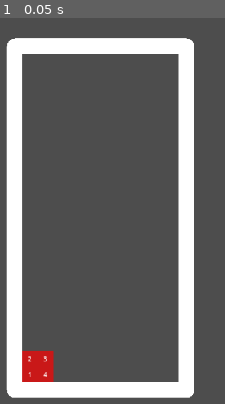
Above: before the commit, frame 1.
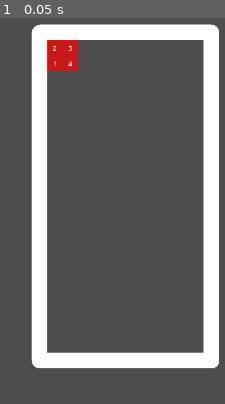
Above: after the commit, the same moment.

Repository: alpdk/tetris-godot
Game: Godot game, scene res://level/level.tscn
The game is run twice, just before and just after one commit, with the same random seed, the same clock (stepped at 60 frames per second) and the same inputs.
Inputs:
- Up to frame 1 (0.05 s): no input

The runs differ from the first frame. In frame 1, 37% of the frame differs, in the area x 2-98%, y 1-99%.

Commit message:
Added changes for making board use in grid based format and added some abstract methods, that should be implemented

Diff:
--- a/block/block.gd
+++ b/block/block.gd
@@ -2,9 +2,10 @@
 
 class_name Block
 
+@onready var number_label : Label = $Label
+
 @export var number : int = 0
 
-@onready var number_label : Label = $Label
-
 func _ready() -> void:
+	# write down index of the block for visual understanding
 	number_label.text = str(number)
--- a/board/board.tscn
+++ b/board/board.tscn
@@ -1,10 +1,12 @@
 [gd_scene format=3 uid="uid://b8ti2xssbgu34"]
 
-[ext_resource type="PackedScene" uid="uid://dh7pvrtohxxrb" path="res://figures/square/square.tscn" id="1_5c38k"]
+[ext_resource type="Script" uid="uid://24pq3bxs8r31" path="res://board/src/board.gd" id="1_k4dee"]
 
 [node name="Board" type="Node2D" unique_id=1817256848]
+script = ExtResource("1_k4dee")
+fig_spawn_grid_pos = Vector2(0, -18)
 
-[node name="Line2D" type="Line2D" parent="." unique_id=2089109878]
+[node name="BoardBox" type="Line2D" parent="." unique_id=2089109878]
 texture_repeat = 3
 position = Vector2(0, -440)
 points = PackedVector2Array(0, 0, 220, 0, 220, 440, 0, 440)
@@ -12,5 +14,6 @@
 width = 20.0
 joint_mode = 2
 
-[node name="Square" parent="." unique_id=1231902372 instance=ExtResource("1_5c38k")]
-position = Vector2(10, -10)
+[node name="Lines" type="Node2D" parent="." unique_id=1409746379]
+
+[connection signal="child_entered_tree" from="." to="." method="_on_child_entered_tree"]
--- /dev/null
+++ b/board/src/board.gd
@@ -0,0 +1,41 @@
+extends Node2D
+
+class_name Board
+
+@onready var square : Resource = preload("res://figures/square/square.tscn")
+@onready var board_box : Line2D = $BoardBox
+
+@export var columns_count : int = 10
+@export var rows_count : int = 20
+@export var cell_size : int = 20
+@export var fig_spawn_grid_pos : Vector2 = Vector2(0, 0)
+
+var grid_shift : Vector2
+
+func _ready() -> void:
+	# setup line2D box as a board limit (for now)
+	for i in len(board_box.points):
+		var point_rel_pos : Vector2 = Vector2(sign(board_box.points[i].x), sign(board_box.points[i].y))
+		board_box.set_point_position(i, point_rel_pos * Vector2(columns_count + 1, rows_count + 1) * cell_size)
+		#print(board_box.points[i])
+
+	# update position of the board, to make lft bottom corner at (0, 0)
+	board_box.position = Vector2(0, -1 * (rows_count + 1) * cell_size)
+
+	# set width, of the line
+	board_box.width = cell_size
+
+	# set grid shift
+	grid_shift = Vector2(board_box.width / 2, -board_box.width / 2)
+
+	## testing, that child will be placed at correct possition
+	var new_child = square.instantiate()
+	add_child(new_child)
+
+func _grid_to_pos(grid_pos : Vector2) -> Vector2:
+	return grid_shift + cell_size * grid_pos
+
+func _on_child_entered_tree(node: Node) -> void:
+	# if Figure was added, place it at specific place
+	if node is Figure:
+		node.position = self._grid_to_pos(fig_spawn_grid_pos)
--- /dev/null
+++ b/figures/figure.gd
@@ -0,0 +1,24 @@
+@abstract
+class_name Figure
+extends Node2D
+
+var width : int = 0
+var height : int = 0
+
+var block_size : int = 20
+
+@onready var blocks : Node2D = $Blocks
+
+@abstract func rotate_fig() -> void
+
+func get_width() -> int:
+	return width
+
+func get_height() -> int:
+	return height
+
+func set_width_and_height() -> void:
+	for child in blocks.get_children():
+		#print(child.position)
+		width = max(width, int(child.position.x / block_size)  + 1)
+		height = max(height, int(- child.position.y / block_size) + 1)
--- a/figures/square/square.tscn
+++ b/figures/square/square.tscn
@@ -1,8 +1,10 @@
 [gd_scene format=3 uid="uid://dh7pvrtohxxrb"]
 
 [ext_resource type="PackedScene" uid="uid://2hpnernbo4d3" path="res://block/block.tscn" id="1_3u5m4"]
+[ext_resource type="Script" uid="uid://sugr7adat8ja" path="res://figures/square/src/square.gd" id="1_35hso"]
 
 [node name="Square" type="Node2D" unique_id=1231902372]
+script = ExtResource("1_35hso")
 
 [node name="Blocks" type="Node2D" parent="." unique_id=528068787]
 
--- /dev/null
+++ b/figures/square/src/square.gd
@@ -0,0 +1,8 @@
+extends Figure
+
+func _ready() -> void:
+	set_width_and_height()
+	#print(width, " ", height)
+
+func rotate_fig() -> void:
+	pass
--- a/level/level.tscn
+++ b/level/level.tscn
@@ -5,5 +5,5 @@
 [node name="Level" type="Node2D" unique_id=282307337]
 
 [node name="Board" parent="." unique_id=1817256848 instance=ExtResource("2_5gx2l")]
-position = Vector2(470, 637)
+position = Vector2(509.99997, 590.00006)
 scale = Vector2(1.25, 1.25)
Not shown, added: board/src/board.gd.uid
Not shown, added: figures/figure.gd.uid
Not shown, added: figures/square/src/square.gd.uid
